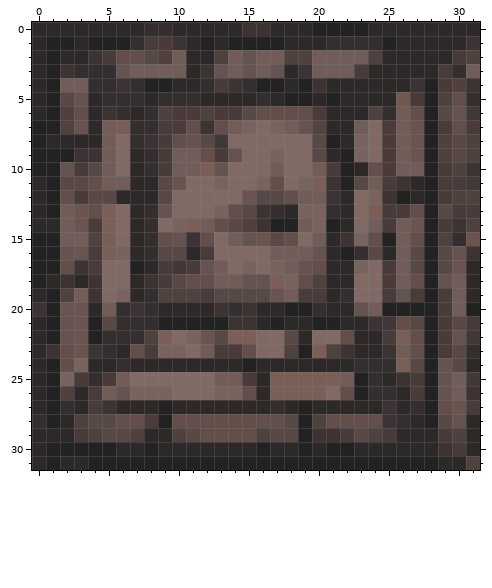
Pixel-art sprite: Gauntlet+/Gauntlet+/Content/Tiles/BreakableWall.png. This is how it looked before the edit.
The file is 32x32 pixels. Colours within 5 levels of each other are drawn and written as one.
Now the later version:
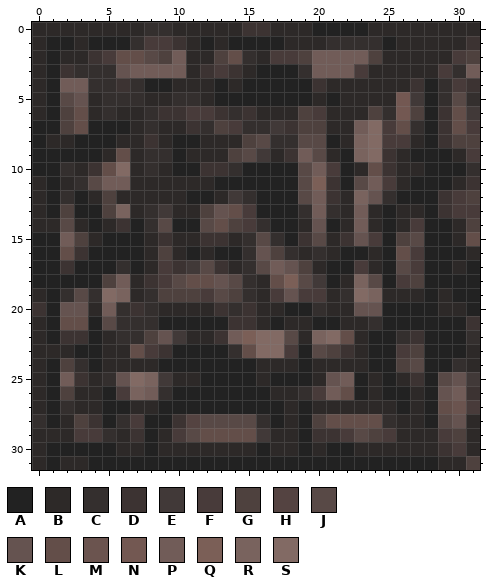
Palette (. is transparent): A #222222  B #2d2928  C #342f2e  D #3c3332  E #413938  F #483b3a  G #4e413e  H #544341  J #584946  K #655350  L #634e49  M #6b544f  N #735852  P #715c58  Q #7b5f57  R #79635e  S #826a64
From old to new:
y 2: x 14..18 PKPPG -> LCBFF
y 3: x 13..19 KPKPKBD -> FDBAAAC
y 4: x 12..15 CFDC -> BABA; x 18 B -> A; x 29..30 FG -> CF
y 5: x 9 C -> B; x 13..17 BBBCB -> AAAAA; x 27 F -> E; x 29..30 GL -> CJ
y 6: x 5..6 DC -> CB; x 9..10 GF -> DD; x 12..19 GFFJLLLL -> FDCDBBBG; x 26..27 PL -> NG; x 29..30 JK -> DL
y 7: x 3..7 KBPQC -> LAAAB; x 9..20 FFLDLPRSRPKH -> BBDCGFCCEDGG; x 26..27 PM -> LC; x 29 F -> D
y 8: x 3..7 BBPSC -> AAABB; x 9..19 FLKJESSSSSS -> BAABBBGJCCJ; x 26..27 PM -> FB; x 29..30 GJ -> DG
y 9: x 3..6 DDPS -> AABL; x 9..19 FPPLFKSSRSS -> CABBBGJEBDP; x 25..27 FPM -> DBA; x 29..31 GJG -> ABF
y 10: x 2..5 KFJP -> CBDL; x 9..19 FPPQKSSSPSS -> BAADDCAAAAJ; x 25..27 FPP -> DBB; x 29..31 FGD -> AAC
y 11: x 2..4 JJL -> BCJ; x 9..19 JMSSRSSRLSR -> BBBBAAAAAAJ; x 26..27 DB -> BA; x 29..31 FFE -> ABD
y 12: x 2..5 LFJJ -> CABG; x 9..19 JSSSSSMJJLP -> BBAABECAAAJ; x 23..25 SRD -> RKC; x 27 B -> A; x 29..30 FG -> DF
y 13: x 2..6 PMLQS -> GAAGR; x 9..13 KSSSR -> EBBGK; x 15..20 JDCBRR -> FAAACP; x 23..27 SQFFL -> PBABB; x 29 J -> D
y 14: x 2..7 PMFQSB -> JBABDA; x 9..12 SRQP -> JAAJ; x 14..16 JGD -> GFC; x 19..20 PR -> BK; x 23..27 SPFPM -> PBABF; x 29..30 FD -> AB
y 15: x 3..20 PGQSBCLKDLSPKMJLSP -> GBAAABDBBDDBCJCADJ; x 23..24 RL -> KF; x 26..27 PL -> GJ; x 29..31 GCM -> ABL
y 16: x 2..20 KMFQRBCJJBFSSSSPPPK -> LDAAAABGBABAACKGCBC; x 23..27 CJBPJ -> ABALF; x 29..31 JKD -> AAB
y 17: x 2..6 LDFSS -> DAAAC; x 10..27 EFKPSRSRPKLBBRSFPJ -> DEJDBCJPKGBAAFBAJF; x 29..31 JMB -> ABA
y 18: x 1..6 BDBDSS -> AAAAGP; x 13..21 PPKKQRLGB -> KJCBLQJEA; x 23..27 SSFPL -> RJAFG; x 29..31 KPB -> AAA
y 19: x 2..4 GPD -> CJC; x 14..18 JJJMP -> GCBFK; x 24..27 SFKF -> RBBB; x 29..31 FPB -> BAA
y 20: x 2..3 MM -> KK; x 24 P -> K; x 29..30 FP -> BB
y 21: x 2..3 KM -> LL; x 24..27 DELJ -> CAAA; x 29..31 FJF -> AAD
y 22: x 2..3 KM -> DD; x 5 C -> B; x 9..14 QSRMJQ -> KEBBDP; x 20 S -> R; x 24..27 BFQL -> AACD; x 29..31 FKE -> AAC
y 23: x 1..5 DLMDC -> BBAAB; x 9..14 RRSPFF -> DAAAAC; x 18 G -> F; x 20 Q -> J; x 24..27 BDPL -> AAFG; x 29..31 FJC -> AAB
y 24: x 2..4 LRB -> GCA; x 6 C -> B; x 9..14 BBBBBB -> AAAAAA; x 19 B -> A; x 23..26 CCCQ -> BAAG; x 29..30 KJ -> AC
y 25: x 2..6 RFCFP -> PDBCK; x 8..15 SSSSSPPF -> REBBAAAA; x 17..21 QQQQQ -> AAABK; x 24..27 CBDF -> BABD; x 29..30 KP -> JK
y 26: x 4..6 FPK -> BAF; x 8..21 RRSSSRRLBQQQQS -> PCAAAAAAABBCFP; x 24..27 CCBF -> BAAB
y 27: x 4..6 FDB -> BAA; x 10..17 BBBBBBBC -> AAAAAAAA; x 25..27 DBC -> BAB
y 28: x 4..8 JJLLF -> DACFA; x 10..18 LLLLLLLLJ -> DHJJJJCAB; x 25..26 DC -> CB
y 29: x 4..8 GJJGB -> FCBDA; x 10 G -> F; x 16..18 GJJ -> EBB
Where, in picture pixels (left, top, right, bottom), the same in both pictures:
changed: (46, 50, 480, 442)
